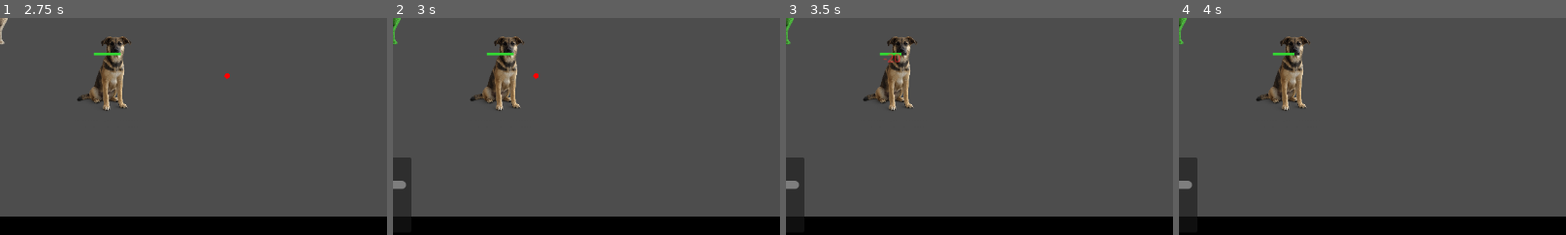
Above: before the commit, frames 1-4 (left to right).
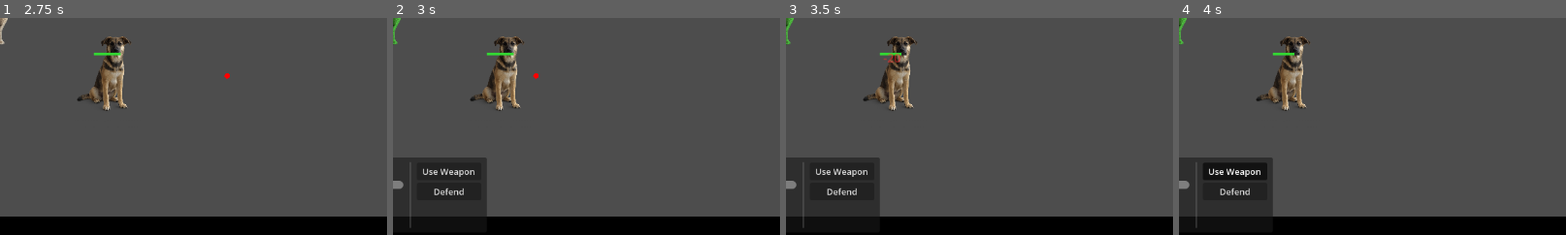
Above: after the commit, the same moments.

Repository: forsman5/volcano
Game: Godot game, scene res://scenes/menu.tscn
Same seed, same stepped clock (60 frames per second), same inputs: the game is played once before the commit and once after it.
Inputs (mouse positions are % of the whole screen's width and height, from its top left):
- Up to frame 1 (2.75 s): click "Start Game" at 0.5 s; click "End Turn" at 1.25 s; click "End Turn Anyway" at 2 s
- Up to frame 2 (3 s): tap Enter at 2.75 s; move the mouse to (17, 50) at 2.77 s; click (17, 50) at 2.92 s
- Up to frame 3 (3.5 s): no input
- Up to frame 4 (4 s): click (26, 85) at 3.5 s, where only the run after the commit has a clickable "Use Weapon"
The pictures show only the part of the screen within x 19-69%, y 49-99%; the shares and areas given below are measured in that part.

Frame 1 is identical in both runs. In frame 2, 5.2% of the frame differs, in the area x 2-25%, y 64-97%; in frame 3, 5.2%; in frame 4, 5.3%.

Commit message:
Add action button system with Defend action
Introduces ActionDef (name + TargetType) and a reusable ActionButton
scene (toggle Button with ButtonGroup for mutual exclusion). Every
player unit gets two actions: Use Weapon (existing right-click logic)
and Defend (+20 temporary HP removed at end of execution). Right-click
routing now checks the armed action's TargetType — SELF fires without a
proximity check, AUTO_WEAPON uses the existing targeting logic. Right-
click shorthand with no button armed defaults to action[0] as before.

Co-Authored-By: Claude Sonnet 4.6 <noreply@anthropic.com>

Diff:
--- /dev/null
+++ b/scenes/action_button.tscn
@@ -0,0 +1,9 @@
+[gd_scene format=3 uid="uid://cmvpnook8esr1"]
+
+[ext_resource type="Script" path="res://scripts/action_button.gd" id="1_script"]
+
+[node name="ActionButton" type="Button"]
+custom_minimum_size = Vector2(88, 0)
+toggle_mode = true
+theme_override_font_sizes/font_size = 13
+script = ExtResource("1_script")
--- a/scenes/selection_panel.tscn
+++ b/scenes/selection_panel.tscn
@@ -9,7 +9,7 @@
 anchor_bottom = 1.0
 offset_left = 8.0
 offset_top = -120.0
-offset_right = 248.0
+offset_right = 360.0
 offset_bottom = -8.0
 mouse_filter = 2
 visible = false
@@ -53,3 +53,11 @@
 [node name="ActionLabel" type="Label" parent="Margin/HBox/Info"]
 mouse_filter = 2
 theme_override_font_sizes/font_size = 13
+
+[node name="VSeparator" type="VSeparator" parent="Margin/HBox"]
+mouse_filter = 2
+
+[node name="ActionButtons" type="VBoxContainer" parent="Margin/HBox"]
+custom_minimum_size = Vector2(96, 0)
+mouse_filter = 2
+theme_override_constants/separation = 4
--- /dev/null
+++ b/scripts/action_button.gd
@@ -0,0 +1,16 @@
+class_name ActionButton
+extends Button
+
+signal activated(index: int)
+
+var action_index: int = 0
+
+
+func setup(action: ActionDef, idx: int, group: ButtonGroup) -> void:
+	action_index = idx
+	text = action.name
+	button_group = group
+	toggled.connect(func(on: bool):
+		if on:
+			activated.emit(action_index)
+	)
--- /dev/null
+++ b/scripts/action_def.gd
@@ -0,0 +1,7 @@
+class_name ActionDef
+extends RefCounted
+
+enum TargetType { AUTO_WEAPON, SELF }
+
+var name: String = ""
+var targeting: TargetType = TargetType.AUTO_WEAPON
--- a/scripts/base_unit.gd
+++ b/scripts/base_unit.gd
@@ -14,8 +14,11 @@
 
 var heals: bool = false
 var unit_name: String = ""
+var actions: Array[ActionDef] = []
 
 var _pending_attack_target: Node2D = null
+var _pending_defend: bool = false
+var _defend_bonus: float = 0.0
 var _has_pending_attack: bool = false
 var _has_attacked: bool = false
 var _is_executing: bool = false
@@ -34,7 +37,16 @@
 
 
 func set_pending_attack(target: Node2D) -> void:
+	_pending_defend = false
+	_defend_bonus = 0.0
 	_pending_attack_target = target
+	_has_pending_attack = true
+
+
+func set_pending_defend() -> void:
+	_pending_attack_target = null
+	_pending_defend = true
+	_defend_bonus = 20.0
 	_has_pending_attack = true
 
 
@@ -47,11 +59,21 @@
 
 func begin_execution() -> void:
 	_is_executing = true
+	if _pending_defend:
+		health += _defend_bonus
+		if _health_bar:
+			_health_bar.setup(health, max_health)
 
 
 func end_execution() -> void:
 	_has_attacked = false
 	_is_executing = false
+	if _pending_defend:
+		_pending_defend = false
+		health = maxf(1.0, health - _defend_bonus)
+		_defend_bonus = 0.0
+		if _health_bar:
+			_health_bar.setup(health, max_health)
 	if not is_instance_valid(_pending_attack_target):
 		_has_pending_attack = false
 
--- a/scripts/health_bar.gd
+++ b/scripts/health_bar.gd
@@ -8,7 +8,7 @@
 
 
 func setup(current: float, maximum: float) -> void:
-	_ratio = current / maximum if maximum > 0.0 else 0.0
+	_ratio = clampf(current / maximum, 0.0, 1.0) if maximum > 0.0 else 0.0
 	queue_redraw()
 
 
--- a/scripts/main.gd
+++ b/scripts/main.gd
@@ -24,6 +24,7 @@
 var _overlay: Node2D
 
 var _sel_panel: SelectionPanel
+var _active_action_index: int = -1
 
 @onready var _end_turn_btn: Button = $HUDLayer/EndTurnButton
 @onready var _confirm_panel: CanvasLayer = $ConfirmPanel
@@ -39,6 +40,7 @@
 	_overlay.draw.connect(_on_overlay_draw)
 	_sel_panel = SELECTION_PANEL_SCENE.instantiate()
 	$HUDLayer.add_child(_sel_panel)
+	_sel_panel.action_selected.connect(_on_action_selected)
 	$PauseMenu/PanelCenter/VBoxContainer/ResumeButton.pressed.connect(_toggle_pause)
 	$PauseMenu/PanelCenter/VBoxContainer/MenuButton.pressed.connect(_go_to_menu)
 	$PauseMenu/PanelCenter/VBoxContainer/MenuSaveButton.pressed.connect(_go_to_menu_save)
@@ -51,10 +53,18 @@
 	if GameConfig.unit_weapons.is_empty():
 		GameConfig.reset_unit_weapons()
 
+	var use_weapon := ActionDef.new()
+	use_weapon.name = "Use Weapon"
+
+	var defend := ActionDef.new()
+	defend.name = "Defend"
+	defend.targeting = ActionDef.TargetType.SELF
+
 	var player := UNIT_SCENE.instantiate() as PlayerUnit
 	player.position = Vector2(200, 324)
 	player.unit_texture = PLAYER_TEXTURE
 	player.unit_name = "Player"
+	player.actions = [use_weapon, defend]
 	var pw: Dictionary = WeaponData.WEAPONS[GameConfig.unit_weapons[0]]
 	player.is_melee = pw["is_melee"]
 	player.attack_range = pw["attack_range"]
@@ -71,6 +81,7 @@
 		ally.position = ally_positions[i]
 		ally.unit_texture = _pick_texture("ally", i, ALLY_TEXTURES)
 		ally.unit_name = "Ally %d" % (i + 1)
+		ally.actions = [use_weapon, defend]
 		var aw: Dictionary = WeaponData.WEAPONS[GameConfig.unit_weapons[i + 1]]
 		ally.is_melee = aw["is_melee"]
 		ally.attack_range = aw["attack_range"]
@@ -169,19 +180,31 @@
 		var mb := event as InputEventMouseButton
 		if mb.button_index == MOUSE_BUTTON_RIGHT and mb.pressed:
 			if selected_unit != null and _turn_phase == TurnPhase.PLANNING:
-				var mouse_pos := get_global_mouse_position()
-				if selected_unit.heals:
-					var target_ally := _ally_at(mouse_pos)
-					if target_ally != null:
-						selected_unit.set_pending_attack(target_ally)
-						_overlay.queue_redraw()
-						_update_selection_panel()
+				var action_idx := _active_action_index if _active_action_index >= 0 else 0
+				var current_action: ActionDef = null
+				if selected_unit.actions.size() > action_idx:
+					current_action = selected_unit.actions[action_idx]
+
+				if current_action != null and current_action.targeting == ActionDef.TargetType.SELF:
+					selected_unit.set_pending_defend()
+					_reset_action_state()
+					_update_selection_panel()
 				else:
-					var target_enemy := _enemy_at(mouse_pos)
-					if target_enemy != null:
-						selected_unit.set_pending_attack(target_enemy)
-						_overlay.queue_redraw()
-						_update_selection_panel()
+					var mouse_pos := get_global_mouse_position()
+					if selected_unit.heals:
+						var target_ally := _ally_at(mouse_pos)
+						if target_ally != null:
+							selected_unit.set_pending_attack(target_ally)
+							_overlay.queue_redraw()
+							_reset_action_state()
+							_update_selection_panel()
+					else:
+						var target_enemy := _enemy_at(mouse_pos)
+						if target_enemy != null:
+							selected_unit.set_pending_attack(target_enemy)
+							_overlay.queue_redraw()
+							_reset_action_state()
+							_update_selection_panel()
 
 
 func _on_end_turn() -> void:
@@ -201,6 +224,7 @@
 	_exec_frames = 0
 	_end_turn_btn.disabled = true
 	_overlay.queue_redraw()
+	_reset_action_state()
 	_update_selection_panel()
 
 	for unit in _player_units:
@@ -270,6 +294,7 @@
 func _on_unit_clicked(unit: PlayerUnit) -> void:
 	if selected_unit != null and selected_unit != unit:
 		selected_unit.set_selected(false)
+		_reset_action_state()
 	selected_unit = unit
 	selected_unit.set_selected(true)
 	_overlay.queue_redraw()
@@ -284,5 +309,16 @@
 		$WinScreen/CenterContainer/VBoxContainer/MenuSaveButton.pressed.connect(_go_to_menu_save)
 
 
+func _on_action_selected(index: int) -> void:
+	_active_action_index = index
+	Input.set_default_cursor_shape(Input.CURSOR_CROSS)
+
+
+func _reset_action_state() -> void:
+	_active_action_index = -1
+	Input.set_default_cursor_shape(Input.CURSOR_ARROW)
+	_sel_panel.deselect_action_buttons()
+
+
 func _update_selection_panel() -> void:
 	_sel_panel.refresh(selected_unit)
--- a/scripts/selection_panel.gd
+++ b/scripts/selection_panel.gd
@@ -1,16 +1,29 @@
 class_name SelectionPanel
 extends PanelContainer
+
+const ACTION_BUTTON_SCENE := preload("res://scenes/action_button.tscn")
+
+signal action_selected(index: int)
 
 @onready var _icon: TextureRect = $Margin/HBox/Icon
 @onready var _name_lbl: Label = $Margin/HBox/Info/NameLabel
 @onready var _health_bar: ProgressBar = $Margin/HBox/Info/HealthBar
 @onready var _health_lbl: Label = $Margin/HBox/Info/HealthLabel
 @onready var _action_lbl: Label = $Margin/HBox/Info/ActionLabel
+@onready var _action_buttons: VBoxContainer = $Margin/HBox/ActionButtons
+
+var _button_group: ButtonGroup
+var _displayed_unit: PlayerUnit = null
+
+
+func _ready() -> void:
+	_button_group = ButtonGroup.new()
 
 
 func refresh(unit: PlayerUnit) -> void:
 	if unit == null or not is_instance_valid(unit):
 		visible = false
+		_displayed_unit = null
 		return
 	visible = true
 	_icon.texture = unit.unit_texture
@@ -19,10 +32,32 @@
 	_health_bar.value = unit.health
 	_health_lbl.text = "%d / %d" % [int(unit.health), int(unit.max_health)]
 
-	if not unit._has_pending_attack or not is_instance_valid(unit._pending_attack_target):
+	if unit._pending_defend:
+		_action_lbl.text = "Defending +%d" % int(unit._defend_bonus)
+	elif not unit._has_pending_attack or not is_instance_valid(unit._pending_attack_target):
 		_action_lbl.text = "None"
 	else:
 		var verb := "Healing" if unit.heals else "Attacking"
 		var target := unit._pending_attack_target
 		var target_name := (target as BaseUnit).unit_name if target is BaseUnit else "?"
 		_action_lbl.text = "%s %s" % [verb, target_name]
+
+	if unit != _displayed_unit:
+		_displayed_unit = unit
+		_rebuild_action_buttons(unit)
+
+
+func _rebuild_action_buttons(unit: PlayerUnit) -> void:
+	for child in _action_buttons.get_children():
+		child.queue_free()
+	for i in unit.actions.size():
+		var btn := ACTION_BUTTON_SCENE.instantiate() as ActionButton
+		btn.setup(unit.actions[i], i, _button_group)
+		btn.activated.connect(func(idx: int): action_selected.emit(idx))
+		_action_buttons.add_child(btn)
+
+
+func deselect_action_buttons() -> void:
+	var pressed := _button_group.get_pressed_button()
+	if pressed:
+		pressed.button_pressed = false
Not shown, added: scripts/action_button.gd.uid
Not shown, added: scripts/action_def.gd.uid
